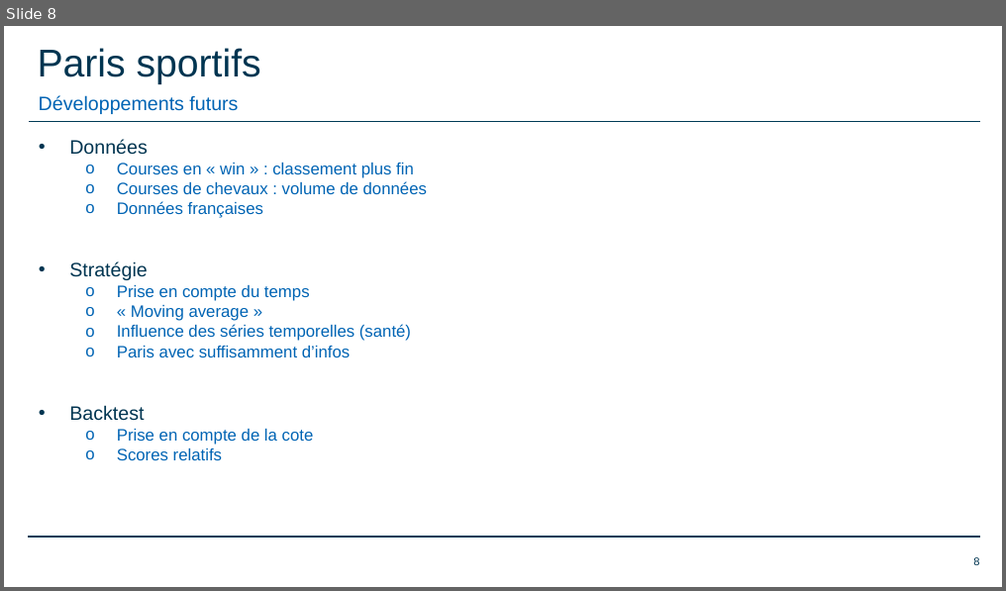
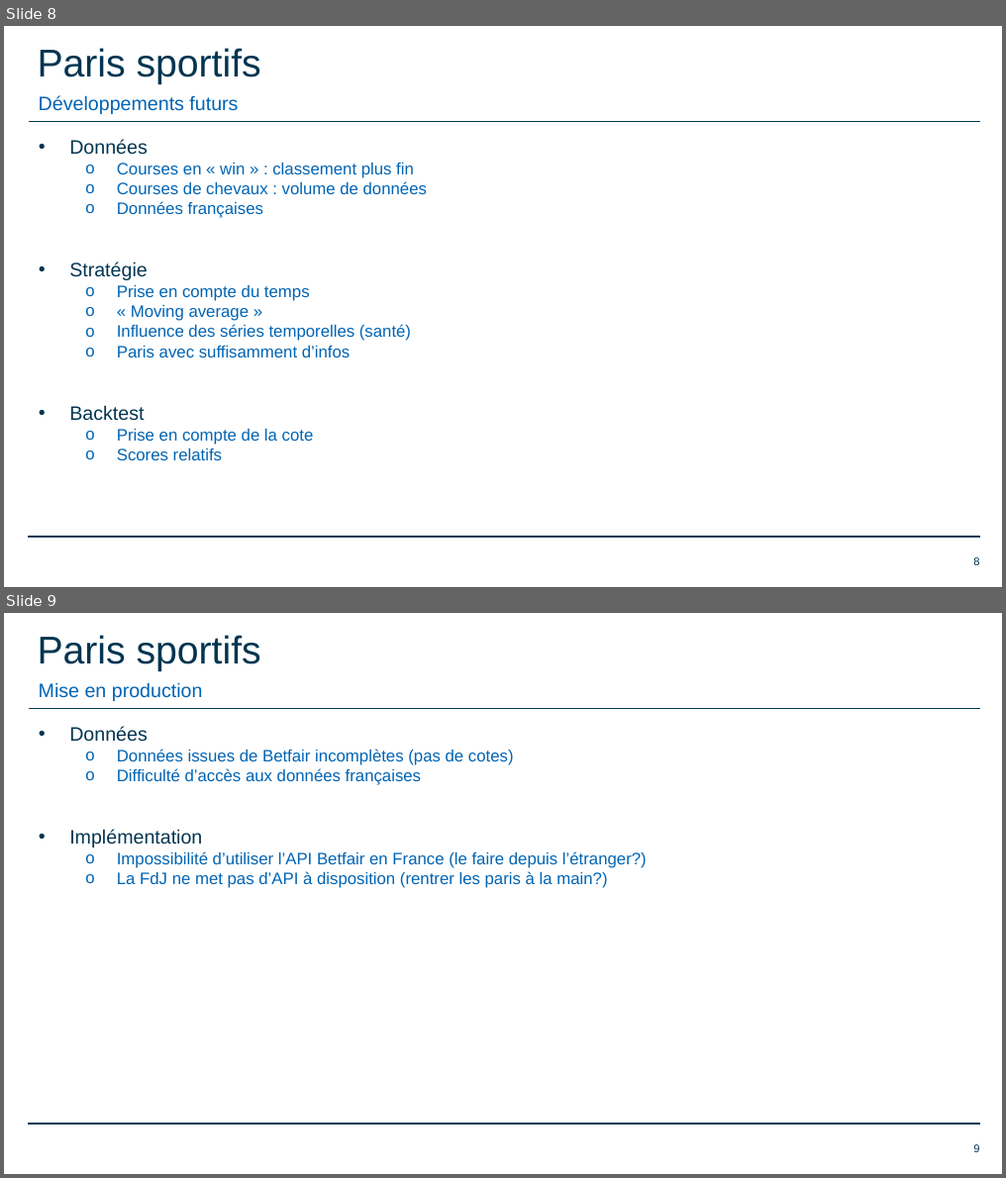
Before and after one commit to romainfd/-XFinance-Sports-bets, a slide deck: Présentations/2018.05.22 Présentation XFinance16.pptx. Shown one above the other, each under a label of ours: slide 8 before the commit, slides 8 and 9 after it. The pictures are 1006x591 and 1006x1178 pixels, drawn with LibreOffice and Linux fonts; fonts in the diff are those of the drawing; background and template pictures are left out. Boxes give left, top, right and bottom in pixels: in the first picture for what was removed or moved away, otherwise in the second. Text is boxed around its words. In the diff, an @@ line names an element or a change of style, - is before the commit and + after.

```diff
--- a/Présentations/2018.05.22 Présentation XFinance16.pptx
+++ b/Présentations/2018.05.22 Présentation XFinance16.pptx
@@ slide 9 added at (x1=4, y1=613, x2=1002, y2=1174), background #FFFFFF; not listed: 2 template elements that a slide beside it also shows @@
@@ text added at (x1=38, y1=635, x2=261, y2=671), 28 pt, text #003551 @@
+Paris sportifs
@@ text added at (x1=39, y1=682, x2=203, y2=701), 14 pt, text #0064B4 @@
+Mise en production
@@ text added at (x1=69, y1=726, x2=647, y2=888), 12 pt, text #0064B4 @@
+• Données
+  o Données issues de Betfair incomplètes (pas de cotes)
+  o Difficulté d’accès aux données françaises
+• Implémentation
+  o Impossibilité d’utiliser l’API Betfair en France (le faire depuis l’étranger?)
+  o La FdJ ne met pas d’API à disposition (rentrer les paris à la main?)
@@ page number added at (x1=973, y1=1145, x2=979, y2=1153), 8 pt, text #003551 @@
+9
```
Also in this commit, not shown: 5 slides changed, 4 other files.
